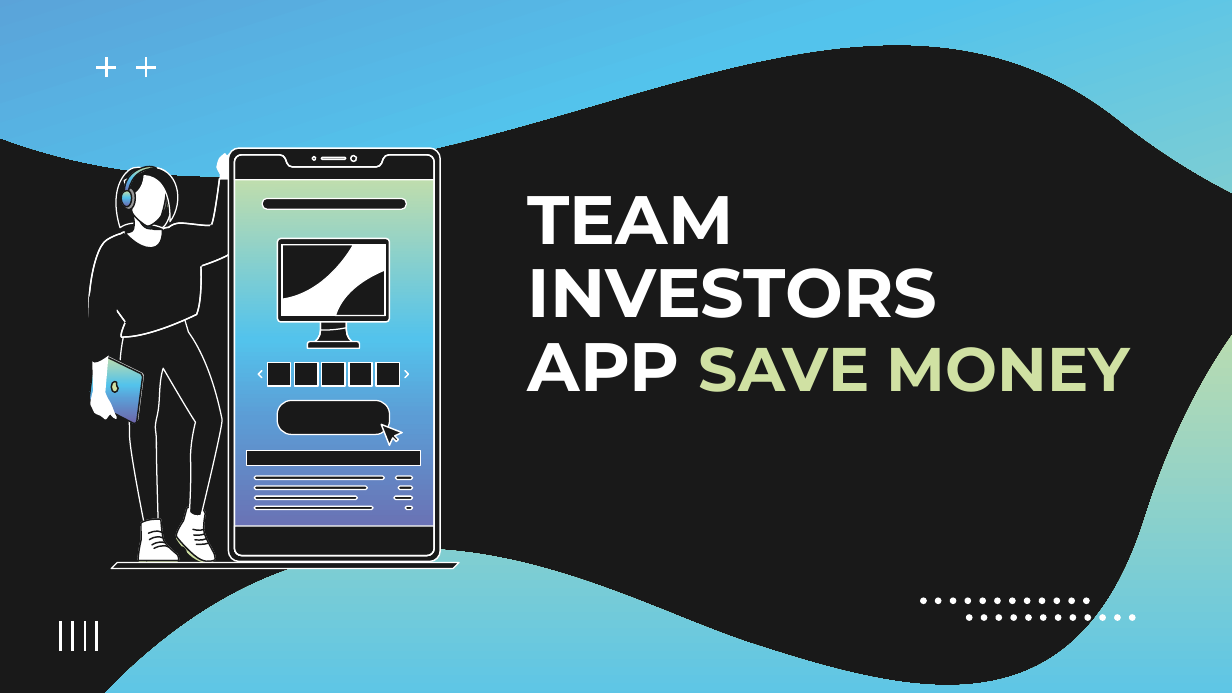
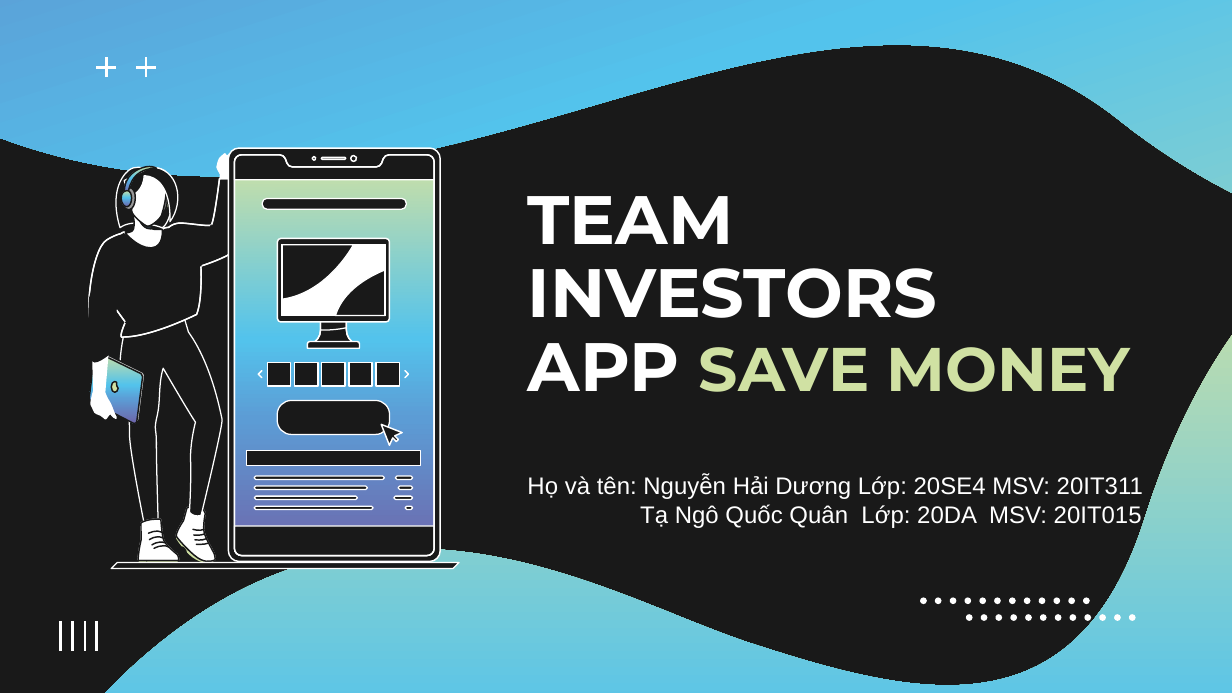
Before and after one commit to GD-Class-2/SaveMoneyTime, a slide deck: slide 1 of Báo cáo và Slide/slide-app-android-save-money.pptx. Drawn at 1232x693 pixels with LibreOffice and Linux fonts; fonts in the diff are those of the drawing. Boxes give left, top, right and bottom in pixels: in the first picture for what was removed or moved away, otherwise in the second. Text is boxed around its words. In the diff, an @@ line names an element or a change of style, - is before the commit and + after.

```diff
--- a/Báo cáo và Slide/slide-app-android-save-money.pptx
+++ b/Báo cáo và Slide/slide-app-android-save-money.pptx
@@ text added at box(527, 475, 1143, 529), 14 pt, text #FFFFFF @@
+Họ và tên: Nguyễn Hải Dương Lớp: 20SE4 MSV: 20IT311
+Tạ Ngô Quốc Quân Lớp: 20DA MSV: 20IT015
```
Also in this commit, not shown: 1 other slide changed, 6 slides added, 4 slides removed, 1 other file.
